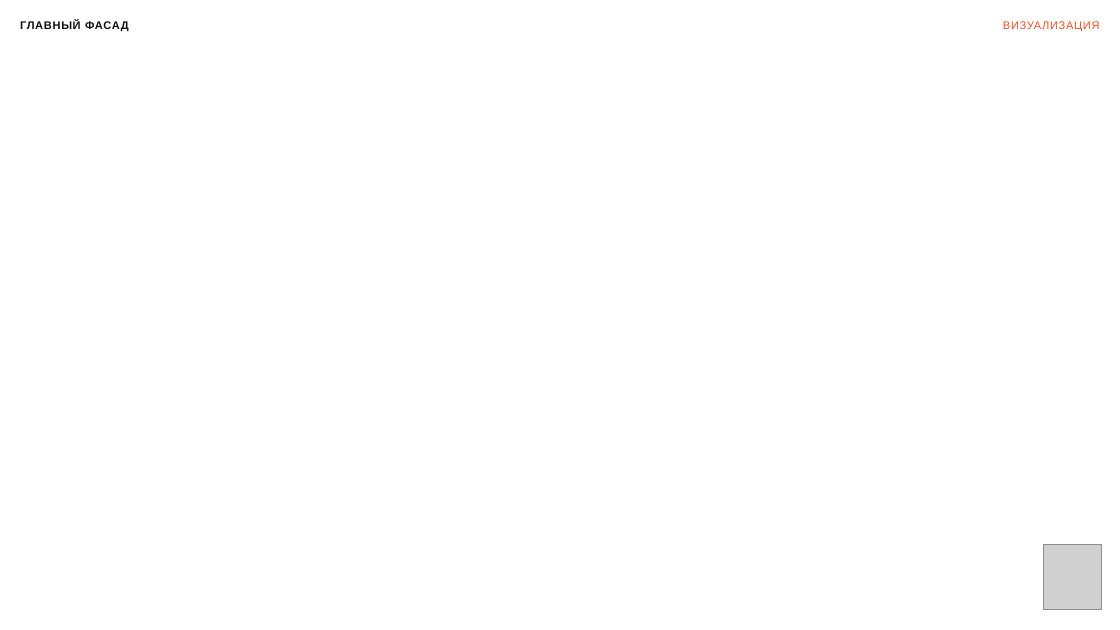
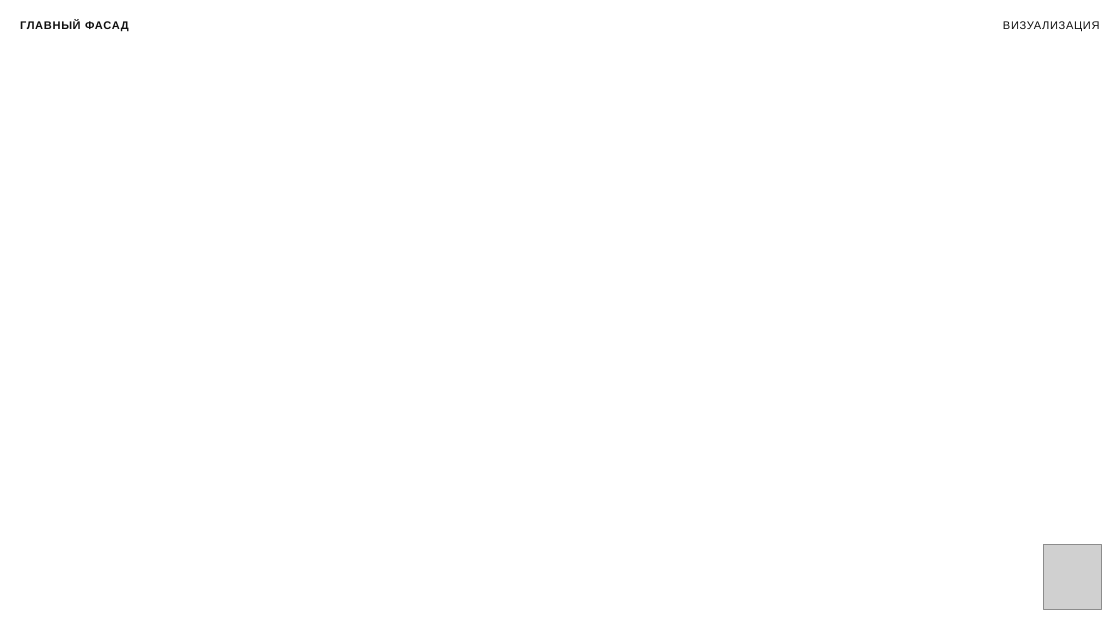
Before and after one commit to kzmeir/most, a slide deck: slide 5 of presentations/aurora-hotel/MOST_Bukhtarminskaya_akimat.pptx. Drawn at 1120x630 pixels with LibreOffice and Linux fonts; fonts in the diff are those of the drawing; grey boxes stand for pictures; background and template pictures are left out. Boxes give left, top, right and bottom in pixels: in the first picture for what was removed or moved away, otherwise in the second. Text is boxed around its words. In the diff, an @@ line names an element or a change of style, - is before the commit and + after.

```diff
--- a/presentations/aurora-hotel/MOST_Bukhtarminskaya_akimat.pptx
+++ b/presentations/aurora-hotel/MOST_Bukhtarminskaya_akimat.pptx
@@ text "ВИЗУАЛИЗАЦИЯ" at box(1003, 21, 1100, 32): text colour #FF4D23 to #111111 @@
```
Also in this commit, not shown: 11 other slides changed, 6 slides added, 1 slide removed, 8 other files.
